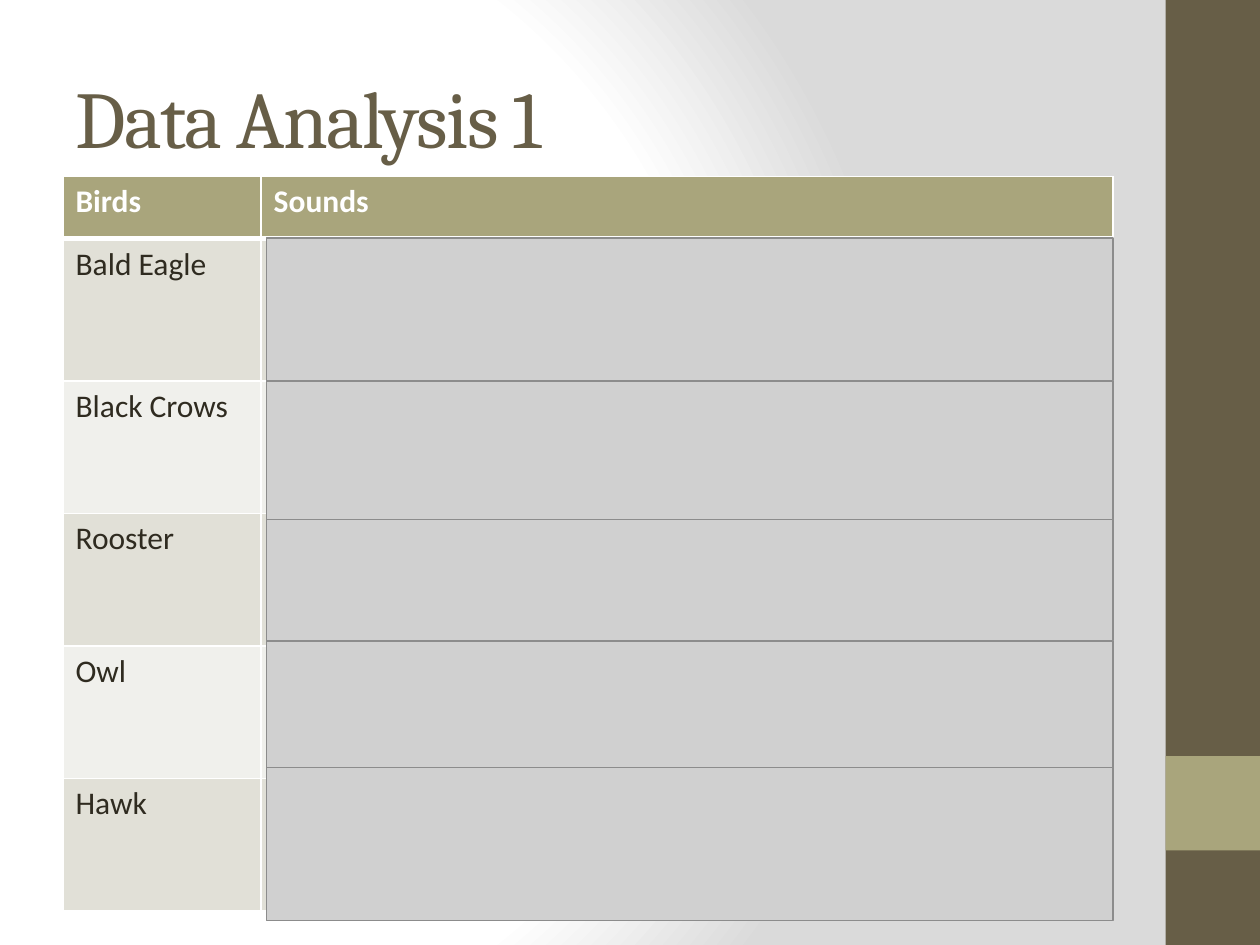
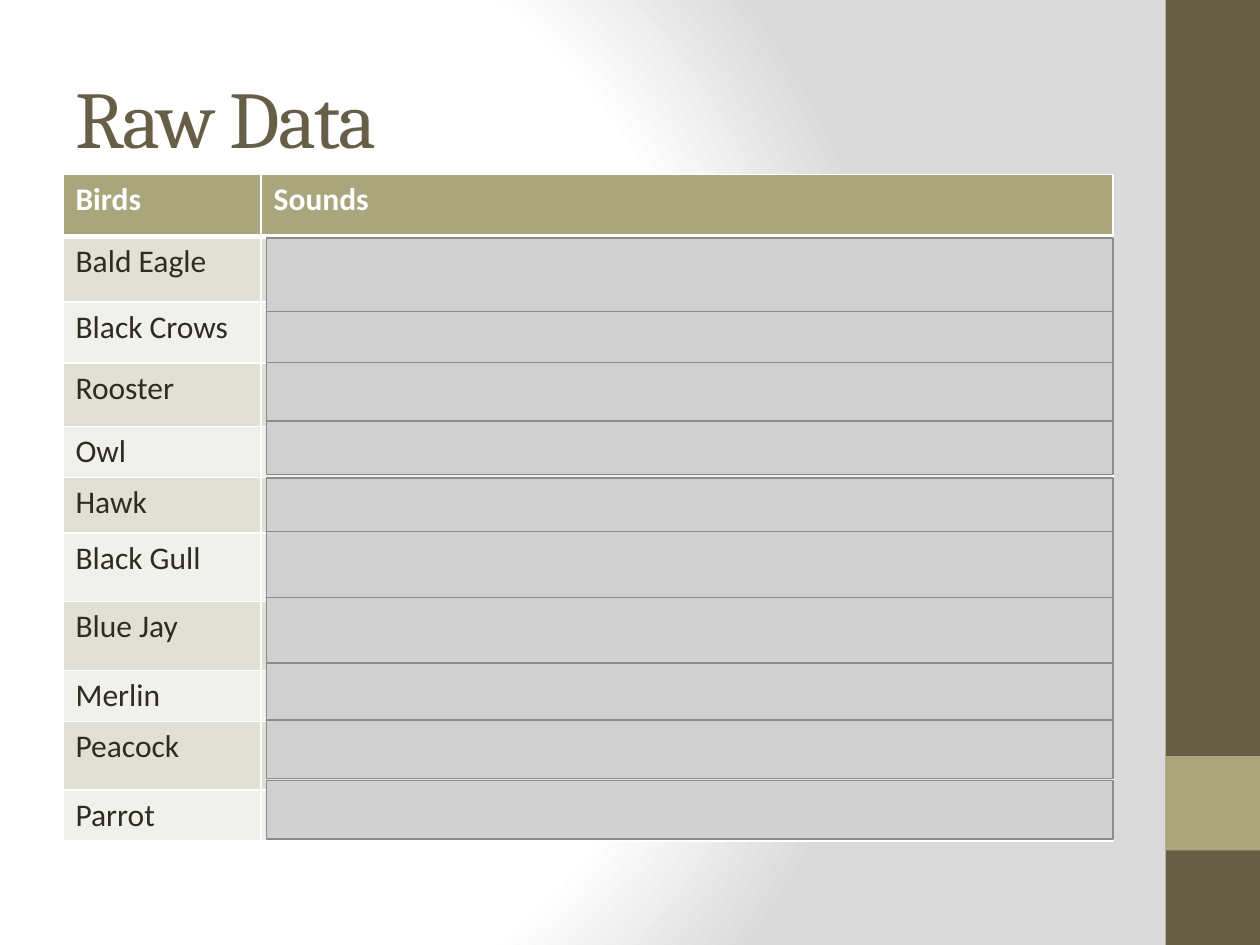
Before and after one commit to weihuang023/PatternRecognitiononSoundofBirds, a slide deck: slide 5 of PowerPoints/SoundofBirds1stPresentation.pptx (slide 3 before the commit). Drawn at 1260x945 pixels with LibreOffice and Linux fonts; fonts in the diff are those of the drawing; grey boxes stand for pictures. Boxes give left, top, right and bottom in pixels: in the first picture for what was removed or moved away, otherwise in the second. Text is boxed around its words. In the diff, an @@ line names an element or a change of style, - is before the commit and + after.

```diff
--- a/PowerPoints/SoundofBirds1stPresentation.pptx
+++ b/PowerPoints/SoundofBirds1stPresentation.pptx
@@ title at (x1=76, y1=94, x2=377, y2=149): text changed @@
-Data Analysis 1
+Raw Data
@@ table at (x1=63, y1=174, x2=1113, y2=839) @@
+row 7: Black Gull | 
+row 8: Blue Jay | 
+row 9: Merlin | 
+row 10: Peacock | 
+row 11: Parrot | 
@@ picture resized from (x1=267, y1=238, x2=1114, y2=381) to (x1=267, y1=238, x2=1114, y2=312) @@
@@ picture resized from (x1=267, y1=381, x2=1114, y2=519) to (x1=267, y1=311, x2=1114, y2=363) @@
@@ picture resized from (x1=267, y1=519, x2=1114, y2=640) to (x1=267, y1=363, x2=1114, y2=421) @@
@@ picture resized from (x1=267, y1=641, x2=1114, y2=767) to (x1=267, y1=421, x2=1114, y2=474) @@
@@ picture resized from (x1=267, y1=767, x2=1114, y2=921) to (x1=267, y1=478, x2=1114, y2=530) @@
@@ picture added at (x1=267, y1=532, x2=1114, y2=597) @@
@@ picture added at (x1=267, y1=597, x2=1114, y2=672) @@
@@ picture added at (x1=267, y1=663, x2=1114, y2=719) @@
@@ picture added at (x1=267, y1=721, x2=1114, y2=779) @@
@@ picture added at (x1=267, y1=781, x2=1114, y2=839) @@
```
Also in this commit, not shown: 2 other slides changed, 5 slides added, 1 slide removed, 35 other files.
